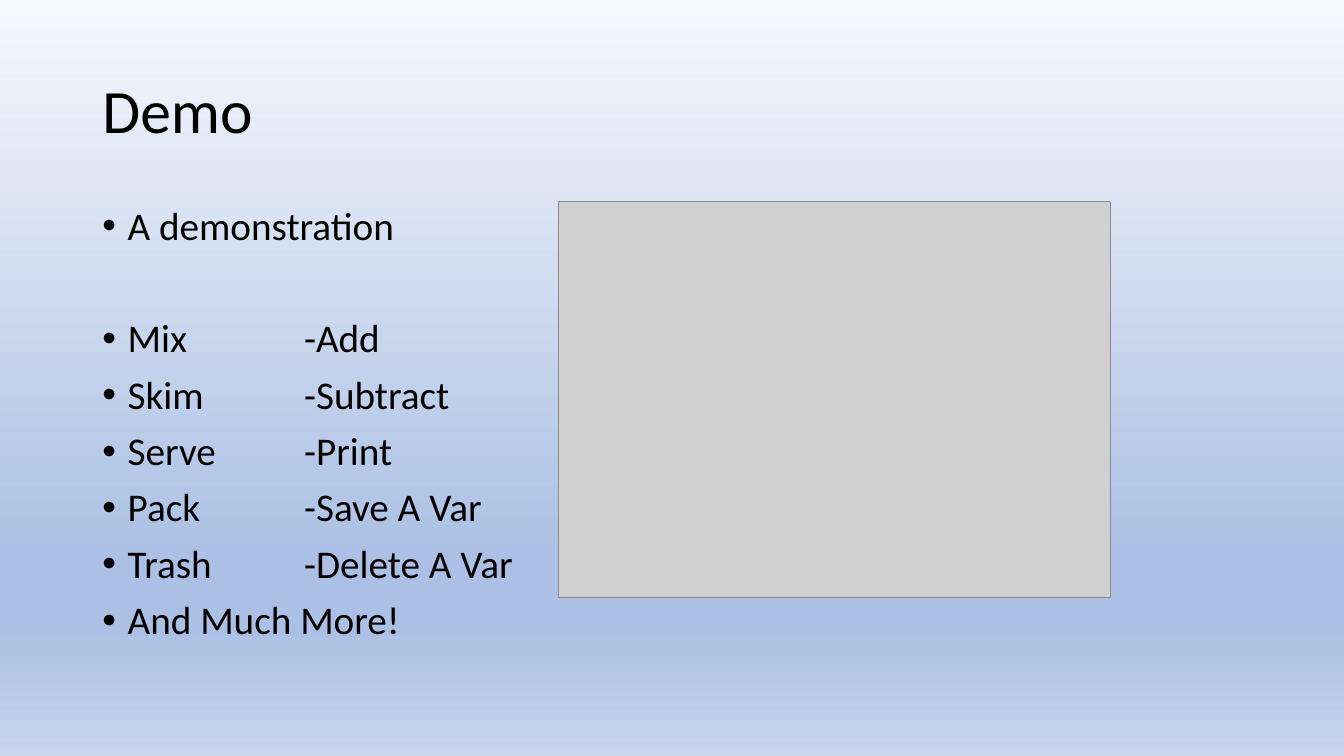
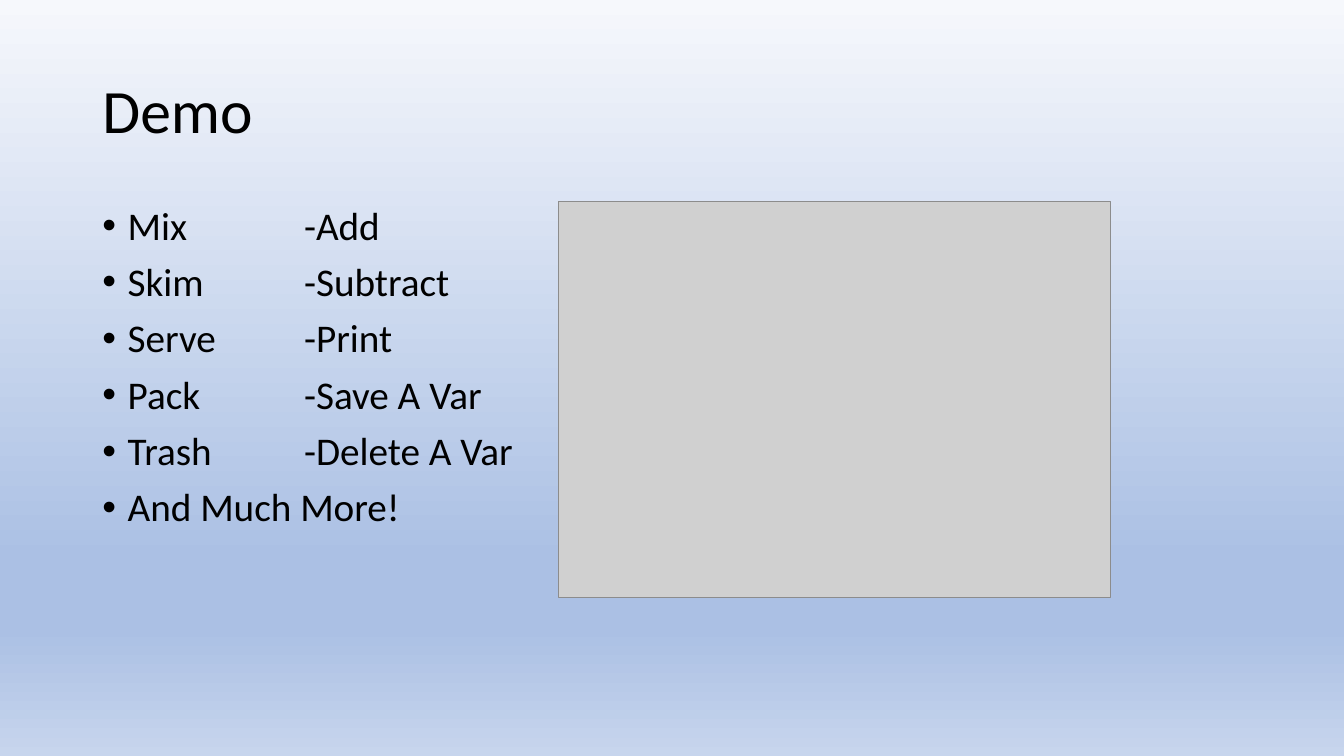
Before and after one commit to jacobacon/ProgLang, a slide deck: slide 4 of docs/Presentation.pptx (slide 5 before the commit). Drawn at 1344x756 pixels with LibreOffice and Linux fonts; fonts in the diff are those of the drawing; grey boxes stand for pictures. Boxes give left, top, right and bottom in pixels: in the first picture for what was removed or moved away, otherwise in the second. Text is boxed around its words. In the diff, an @@ line names an element or a change of style, - is before the commit and + after.

Commit message:
One more edit

```diff
--- a/docs/Presentation.pptx
+++ b/docs/Presentation.pptx
@@ text at box(128, 212, 394, 241): paragraph removed @@
-• A demonstration
```
